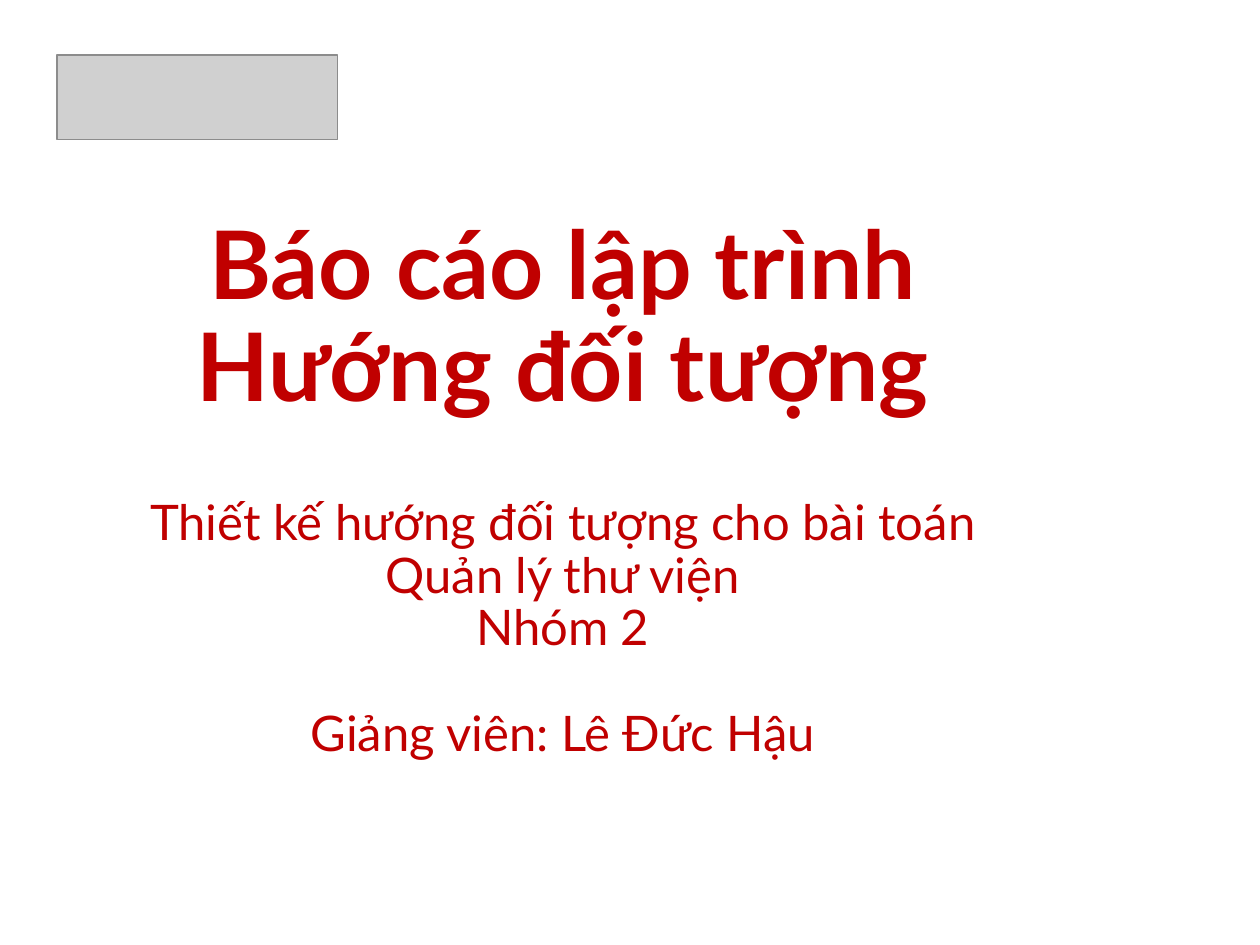
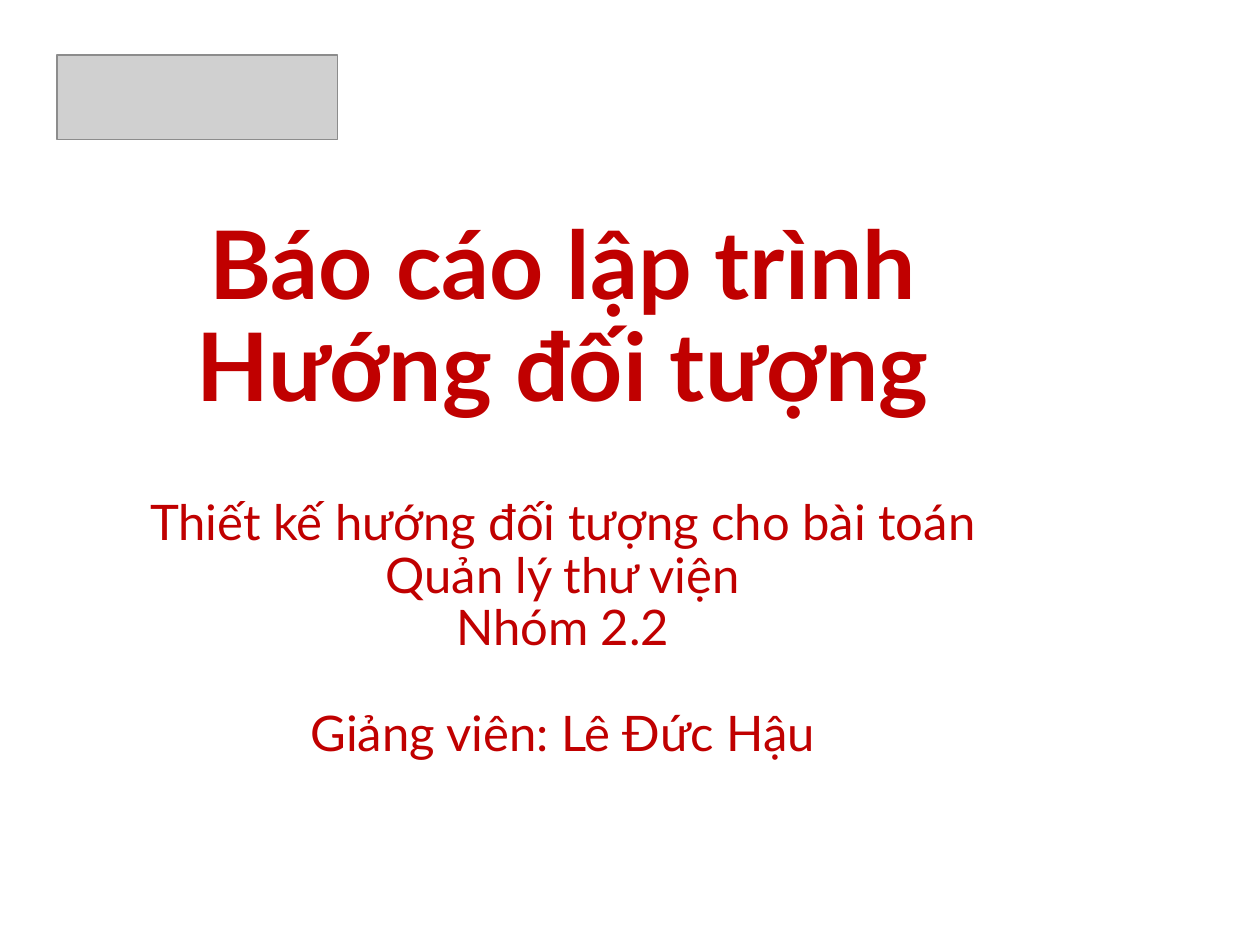
Before and after one commit to trandinhnhatminh1452/OOP, a slide deck: slide 2 of Báo cáo OOP.pptx. Drawn at 1260x945 pixels with LibreOffice and Linux fonts; fonts in the diff are those of the drawing; grey boxes stand for pictures; background and template pictures are left out. Boxes give left, top, right and bottom in pixels: in the first picture for what was removed or moved away, otherwise in the second. Text is boxed around its words. In the diff, an @@ line names an element or a change of style, - is before the commit and + after.

```diff
--- a/Báo cáo OOP.pptx
+++ b/Báo cáo OOP.pptx
@@ text at (x1=456, y1=609, x2=669, y2=646): text changed @@
-Nhóm 2
+Nhóm 2.2
```
Also in this commit, not shown: 3 other slides changed, 8 other files.
